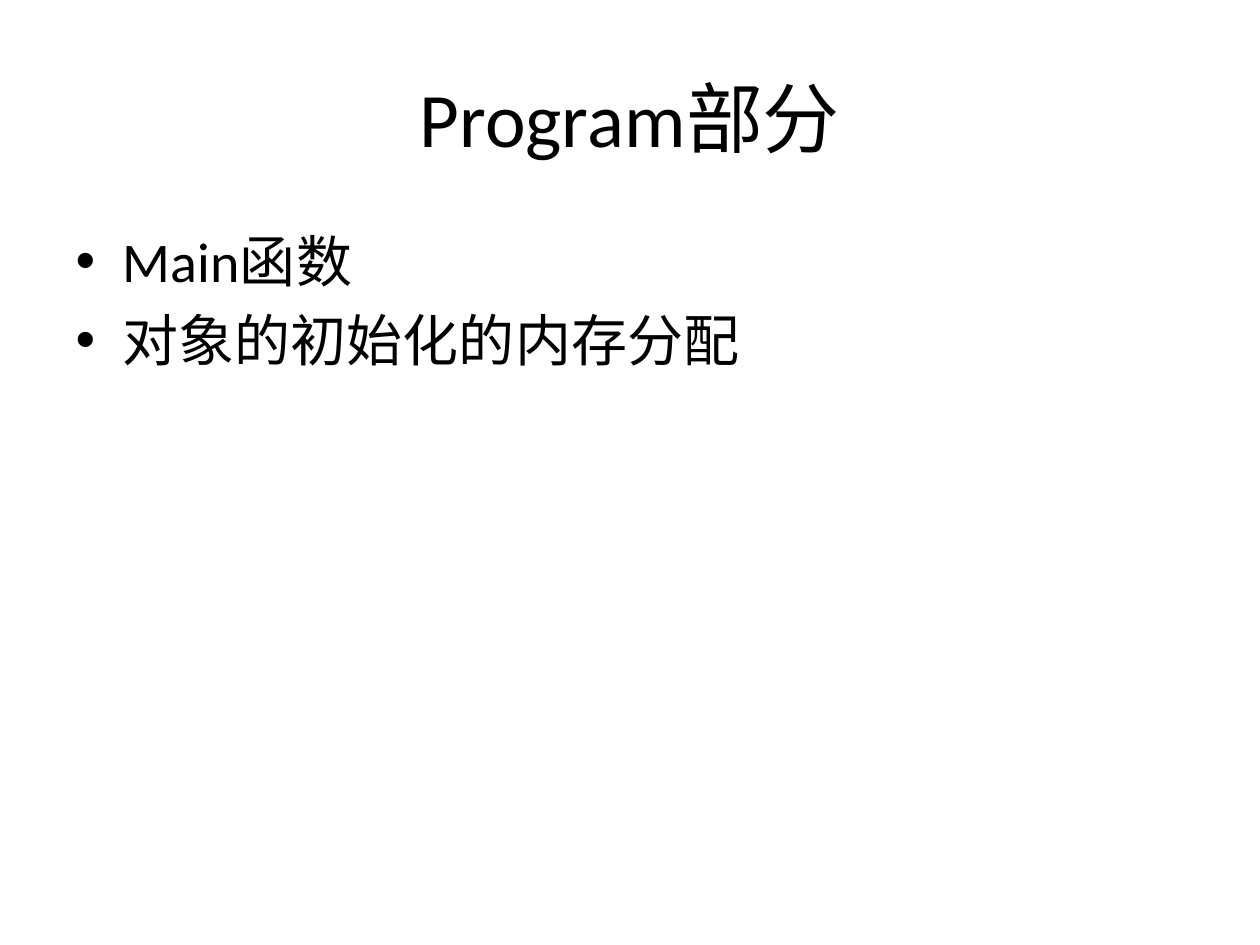
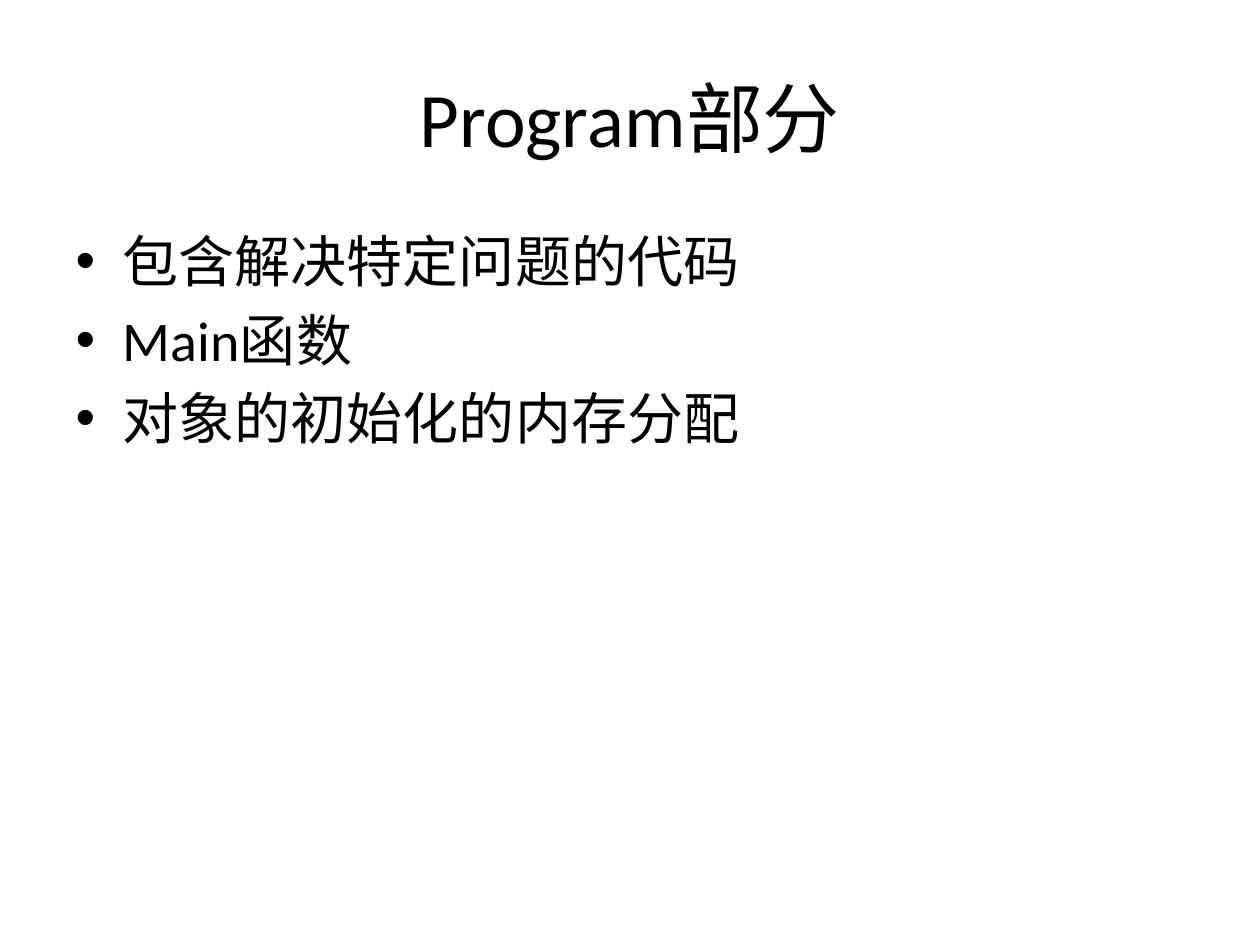
Before and after one commit to Jaykong/Programming_In_OC, a slide deck: slide 27 of CoursePPT/chap3_class_object_method.pptx (slide 8 before the commit). Drawn at 1260x945 pixels with LibreOffice and Linux fonts; fonts in the diff are those of the drawing. Boxes give left, top, right and bottom in pixels: in the first picture for what was removed or moved away, otherwise in the second. Text is boxed around its words. In the diff, an @@ line names an element or a change of style, - is before the commit and + after.

```diff
--- a/CoursePPT/chap3_class_object_method.pptx
+++ b/CoursePPT/chap3_class_object_method.pptx
@@ text at [123,234,739,287]: paragraph added @@
+• 包含解决特定问题的代码
```
Also in this commit, not shown: 6 other slides changed, 30 slides added, 2 slides removed, 1 other file.
